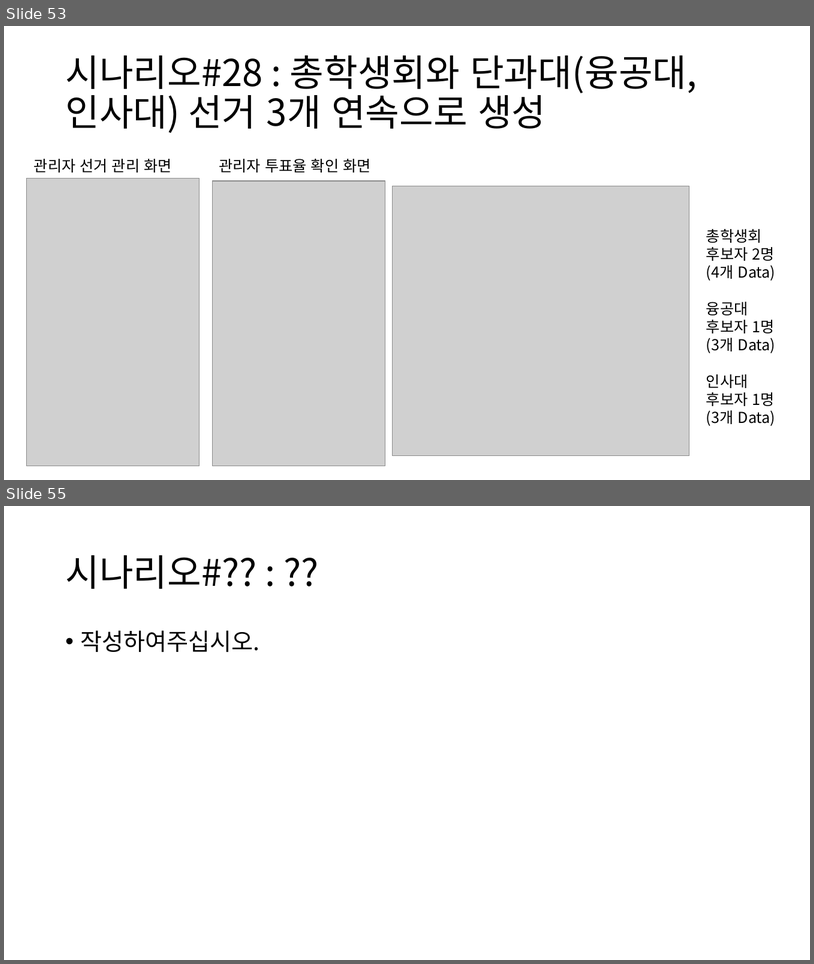
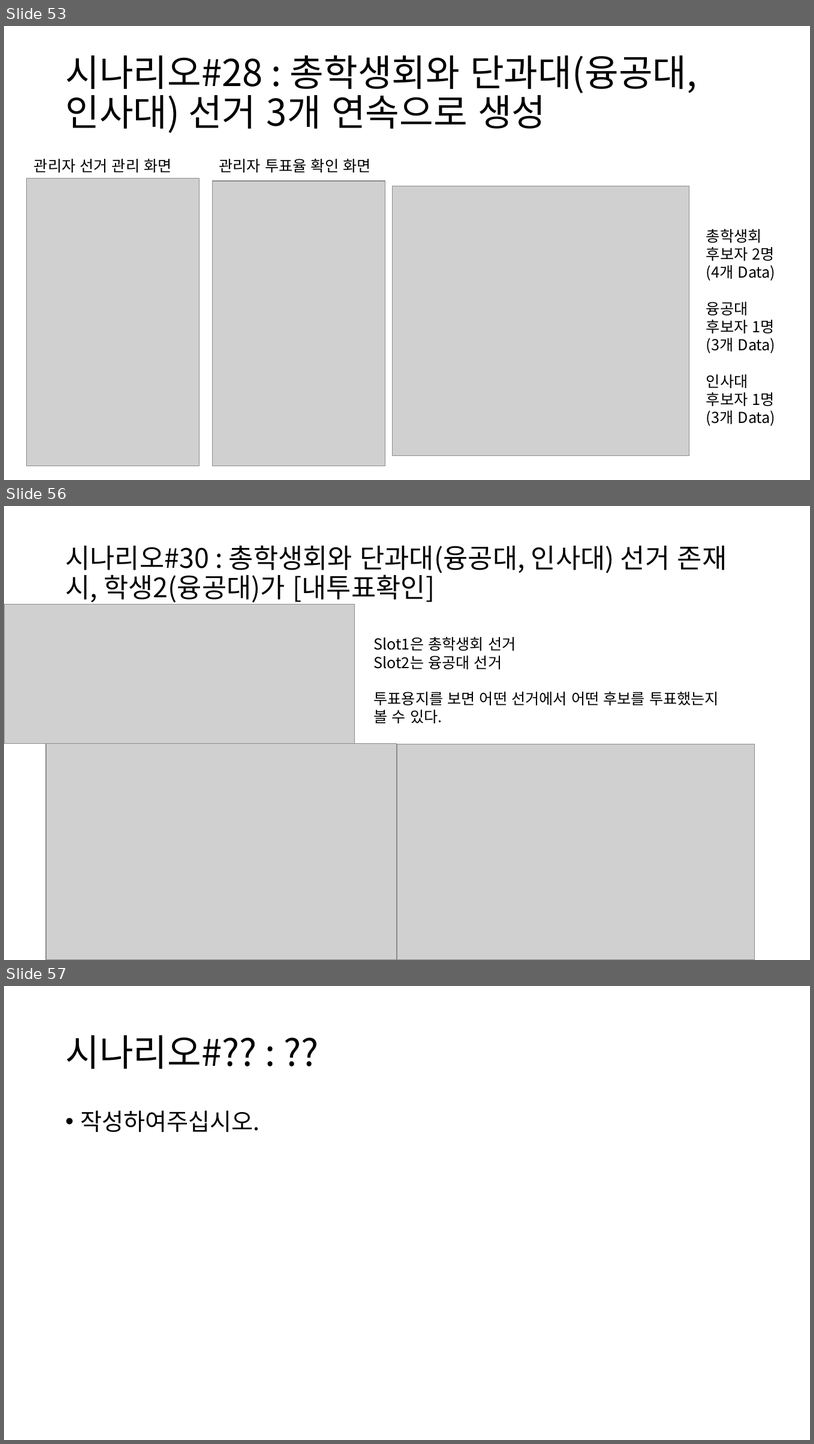
Before and after one commit to BL-UCKSS/evote-project, a slide deck: Document/Testcase/Testcase #1.pptx. Shown one above the other, each under a label of ours: slides 53 and 55 before the commit, slides 53, 56 and 57 after it; the slides between them are not shown. The pictures are 814x964 and 814x1444 pixels, drawn with LibreOffice and Linux fonts; fonts in the diff are those of the drawing; grey boxes stand for pictures. Boxes give left, top, right and bottom in pixels: in the first picture for what was removed or moved away, otherwise in the second. Text is boxed around its words. In the diff, an @@ line names an element or a change of style, - is before the commit and + after.

Commit message:
Testcase#1-2 - 시나리오#30까지 작성 완료함.

```diff
--- a/Document/Testcase/Testcase #1.pptx
+++ b/Document/Testcase/Testcase #1.pptx
@@ slide 56 added at <box>4,506,810,960</box>, background #FFFFFF @@
@@ title added at <box>65,545,727,603</box>, 32 pt, text #000000 @@
+시나리오#30 : 총학생회와 단과대(융공대, 인사대) 선거 존재 시, 학생2(융공대)가 [내투표확인]
@@ picture added at <box>4,604,355,744</box> @@
@@ text added at <box>374,637,719,723</box>, 18 pt, text #000000 @@
+Slot1은 총학생회 선거
+Slot2는 융공대 선거
+투표용지를 보면 어떤 선거에서 어떤 후보를 투표했는지
+볼 수 있다.
@@ picture added at <box>46,744,396,960</box> @@
@@ picture added at <box>397,744,755,960</box> @@
@@ what was slide 55 is now slide 57 @@
```
Also in this commit, not shown: 2 slides changed, 1 other slide added.
